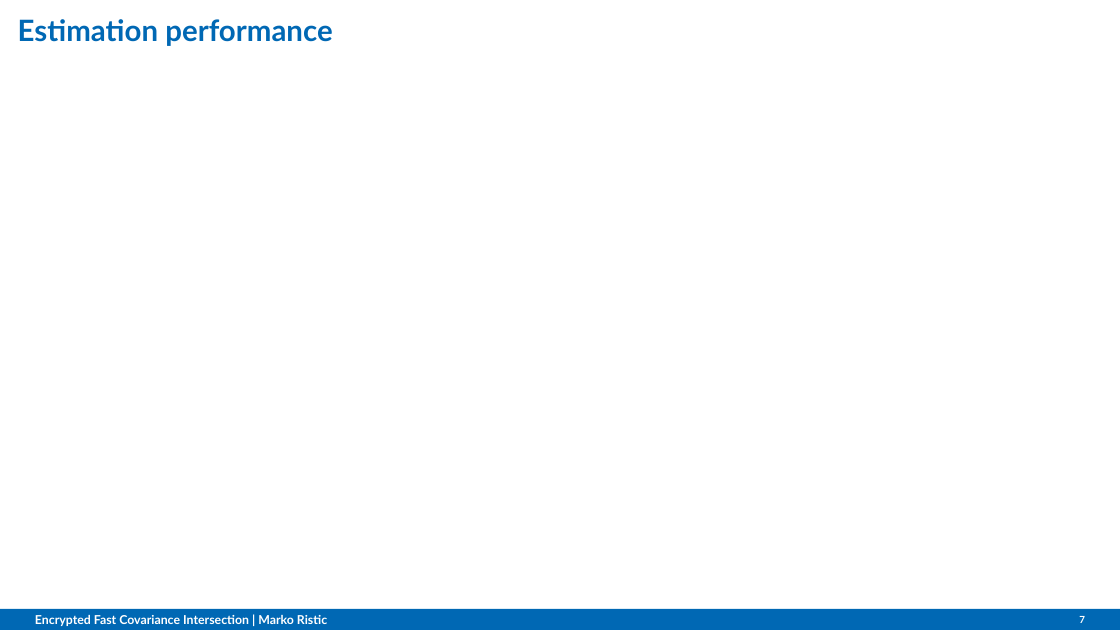
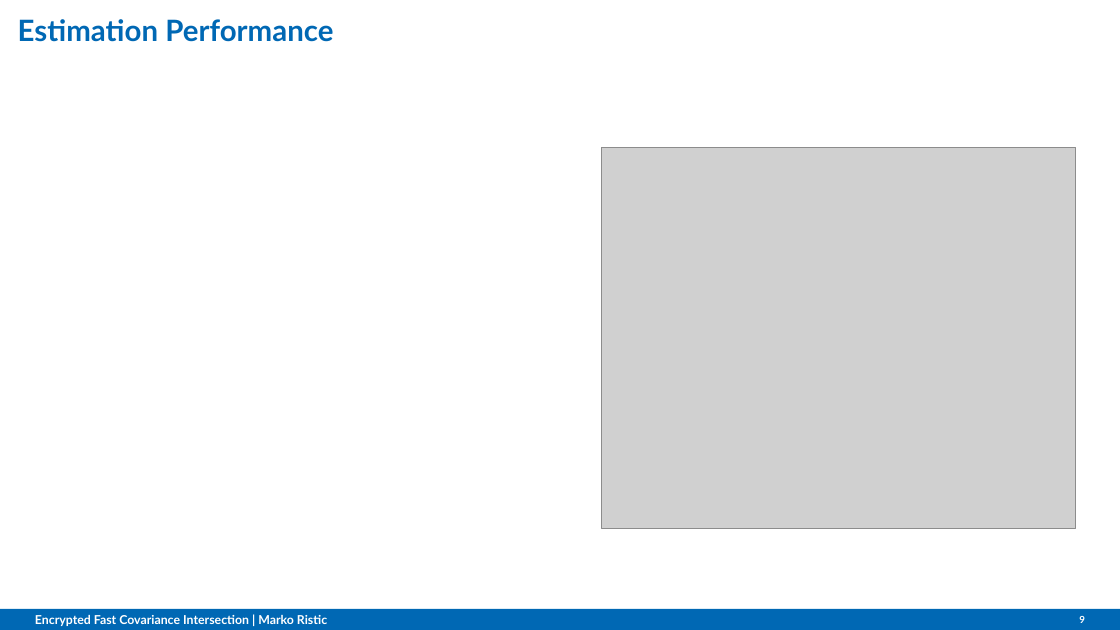
Before and after one commit to omubtcezq/PaillierFCI, a slide deck: slide 9 of presentation/MFI2022_marko_ristic.pptx (slide 7 before the commit). Drawn at 1120x630 pixels with LibreOffice and Linux fonts; fonts in the diff are those of the drawing; grey boxes stand for pictures; background and template pictures are left out. Boxes give left, top, right and bottom in pixels: in the first picture for what was removed or moved away, otherwise in the second. Text is boxed around its words. In the diff, an @@ line names an element or a change of style, - is before the commit and + after.

Commit message:
Progress on figures and slides Updated overall structure

```diff
--- a/presentation/MFI2022_marko_ristic.pptx
+++ b/presentation/MFI2022_marko_ristic.pptx
@@ title at [18, 19, 333, 42]: text changed @@
-Estimation performance
+Estimation Performance
@@ picture added at [601, 147, 1075, 529] @@
@@ page number at [1079, 616, 1085, 623]: text changed @@
-7
+9
```
Also in this commit, not shown: 7 other slides changed, 2 slides added.
